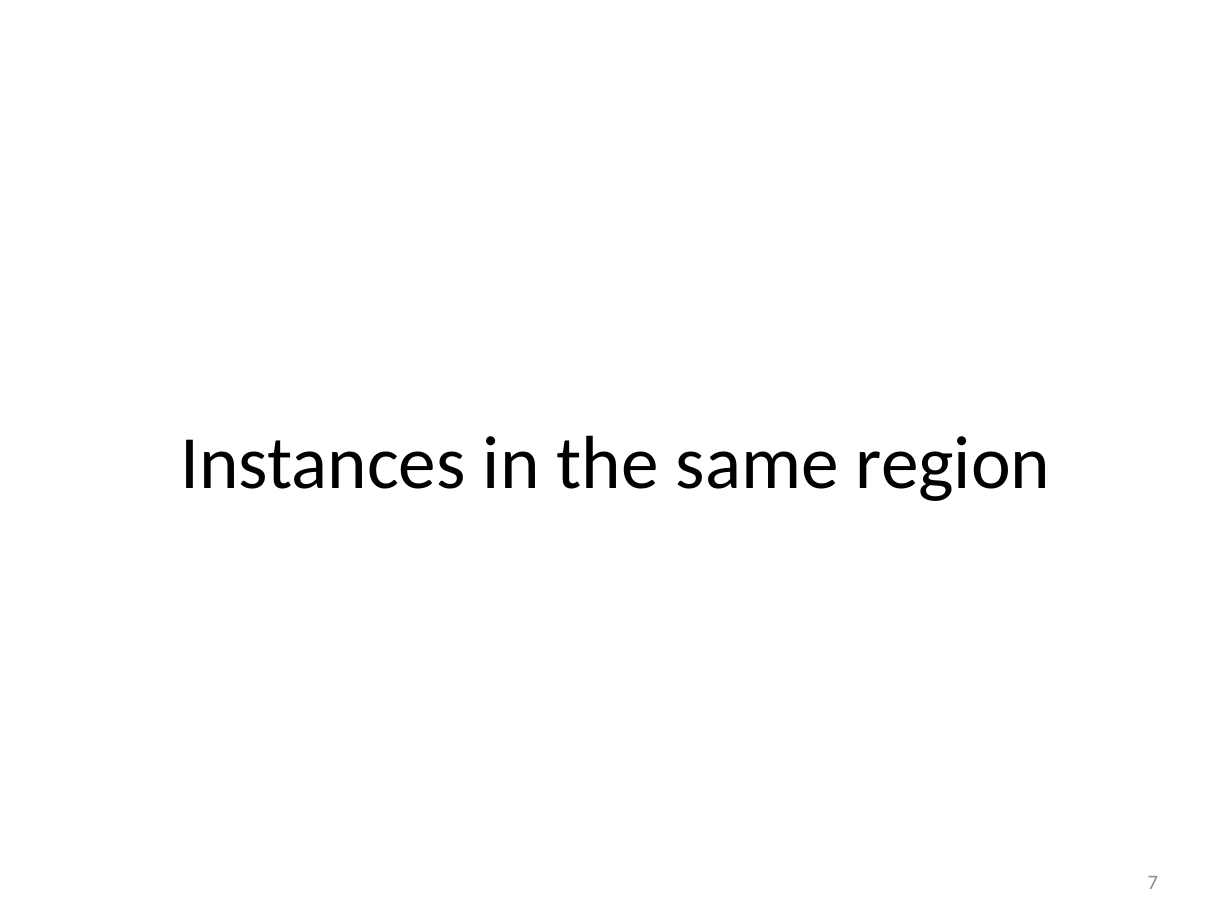
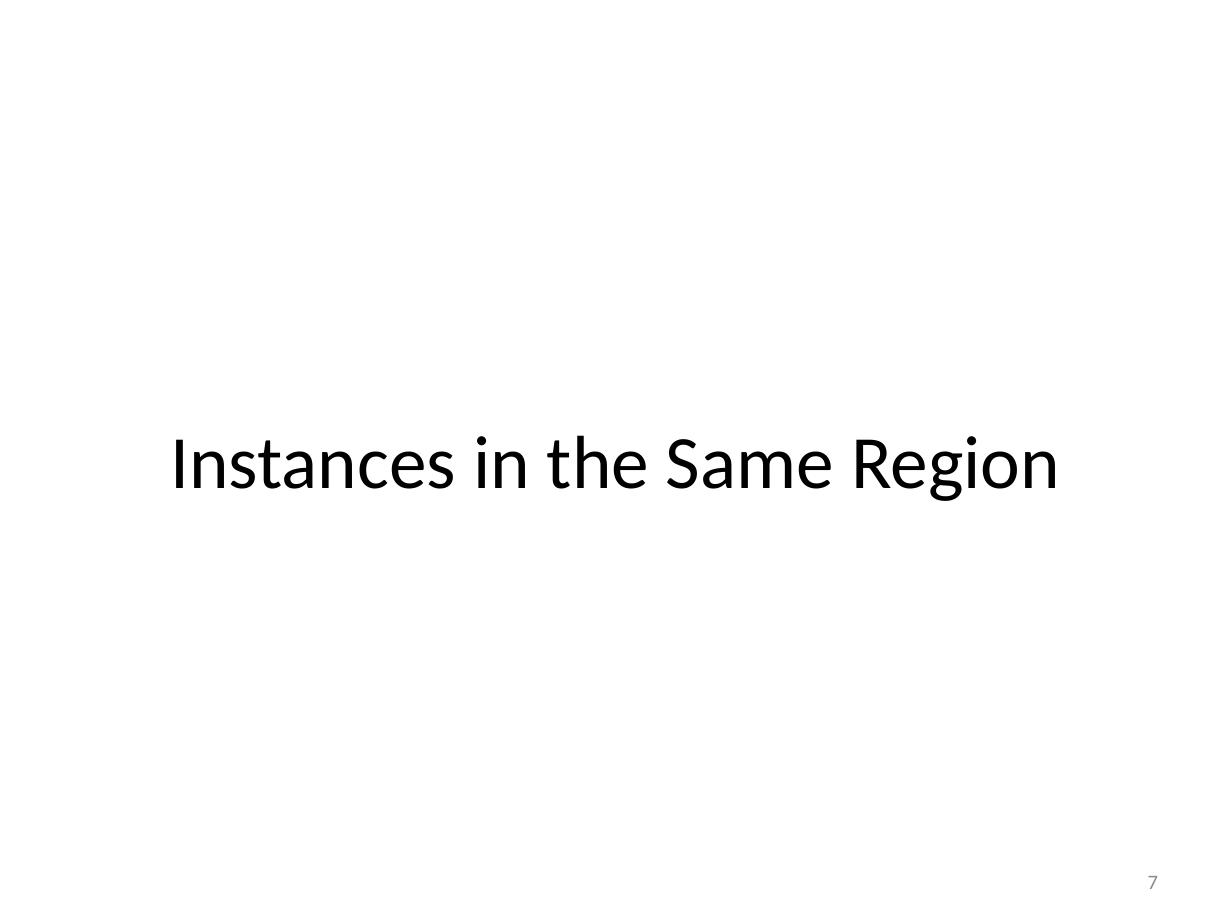
Before and after one commit to FYJen/GoogleCloud, a slide deck: slide 7 of Performance_Testing/Google Cloud Performance Test and SGE install .pptx. Drawn at 1232x924 pixels with LibreOffice and Linux fonts; fonts in the diff are those of the drawing. Boxes give left, top, right and bottom in pixels: in the first picture for what was removed or moved away, otherwise in the second. Text is boxed around its words. In the diff, an @@ line names an element or a change of style, - is before the commit and + after.

```diff
--- a/Performance_Testing/Google Cloud Performance Test and SGE install .pptx
+++ b/Performance_Testing/Google Cloud Performance Test and SGE install .pptx
@@ title at (170,435,1060,501): text changed @@
-Instances in the same region
+Instances in the Same Region
```
Also in this commit, not shown: 8 other slides changed, 4 slides added.
